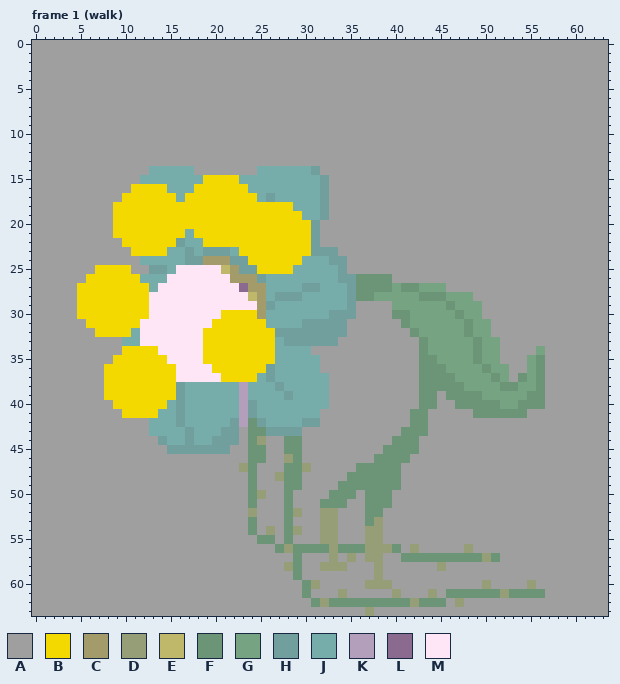
A pixel-art file gets an edit: Art/Sprites/flor-malvada.ase. Above: the version before the commit.
64x64 pixels, 16 frames. Colours within 5 levels of each other are drawn and written as one. Shown: frame 1 (walk). The commit also changed other frames, which this record leaves out.
Visible layers, top first: "petalas", "cebaca", "florzinha" opacity 33%, "Background".
Palette (. is transparent): A #9f9f9f  B #f4d900  C #a49b6a  D #959e76  E #bfb76a  F #6c9577  G #76a482  H #709f9d  J #76adaa  K #b39fbc  L #8a6a8e  M #ffe6f7
Pixels before, frame 1 (walk) (only the part around the change), first column x 0:
 6 AAAAAAAAAAAAAAAAAAAAAAAAAAAAAAAAAAAAAAAAAAAAAAAAAAAAAAAAAAAAAAAA
 7 AAAAAAAAAAAAAAAAAAAAAAAAAAAAAAAAAAAAAAAAAAAAAAAAAAAAAAAAAAAAAAAA
 8 AAAAAAAAAAAAAAAAAAAAAAAAAAAAAAAAAAAAAAAAAAAAAAAAAAAAAAAAAAAAAAAA
 9 AAAAAAAAAAAAAAAAAAAAAAAAAAAAAAAAAAAAAAAAAAAAAAAAAAAAAAAAAAAAAAAA
10 AAAAAAAAAAAAAAAAAAAAAAAAAAAAAAAAAAAAAAAAAAAAAAAAAAAAAAAAAAAAAAAA
11 AAAAAAAAAAAAAAAAAAAAAAAAAAAAAAAAAAAAAAAAAAAAAAAAAAAAAAAAAAAAAAAA
12 AAAAAAAAAAAAAAAAAAAAAAAAAAAAAAAAAAAAAAAAAAAAAAAAAAAAAAAAAAAAAAAA
13 AAAAAAAAAAAAAAAAAAAAAAAAAAAAAAAAAAAAAAAAAAAAAAAAAAAAAAAAAAAAAAAA
14 AAAAAAAAAAAAAJJJJJAAAAAAAJJJJJJHAAAAAAAAAAAAAAAAAAAAAAAAAAAAAAAA
15 AAAAAAAAAAAAJJJJJJJBBBBJJJJJJJJJHAAAAAAAAAAAAAAAAAAAAAAAAAAAAAAA
16 AAAAAAAAAAABBBBJJJBBBBBBJJJJJJJJHAAAAAAAAAAAAAAAAAAAAAAAAAAAAAAA
17 AAAAAAAAAABBBBBBJBBBBBBBBJHJJJJJHAAAAAAAAAAAAAAAAAAAAAAAAAAAAAAA
18 AAAAAAAAABBBBBBBBBBBBBBBBBBBBJJJHAAAAAAAAAAAAAAAAAAAAAAAAAAAAAAA
19 AAAAAAAAABBBBBBBBBBBBBBBBBBBBBJJHAAAAAAAAAAAAAAAAAAAAAAAAAAAAAAA
20 AAAAAAAAABBBBBBBBBBBBBBBBBBBBBBHAAAAAAAAAAAAAAAAAAAAAAAAAAAAAAAA
21 AAAAAAAAABBBBBBBBJBBBBBBBBBBBBBHAAAAAAAAAAAAAAAAAAAAAAAAAAAAAAAA
22 AAAAAAAAAABBBBBBHJJBBBBBBBBBBBBHAAAAAAAAAAAAAAAAAAAAAAAAAAAAAAAA
23 AAAAAAAAAAABBBBJJHJHHHJBBBBBBBBHHHAAAAAAAAAAAAAAAAAAAAAAAAAAAAAA
24 AAAAAAAAAAAAJJJJJHHCCCHHBBBBBBJJJHHAAAAAAAAAAAAAAAAAAAAAAAAAAAAA
25 AAAAAAABBBBAAHHJMMMMMECHHBBBBJJJJJHAAAAAAAAAAAAAAAAAAAAAAAAAAAAA
26 AAAAAABBBBBBJJJMMMMMMMCCCHJJJJJJJJHHFFFFAAAAAAAAAAAAAAAAAAAAAAAA
27 AAAAABBBBBBBBJMMMMMMMMMLCCJJJJHHJJJHFFFFGFFGGGAAAAAAAAAAAAAAAAAA
28 AAAAABBBBBBBBMMMMMMMMMMMECJHHHJJJJJHFFGGGGGFFFGGGAAAAAAAAAAAAAAA
29 AAAAABBBBBBBBMMMMMMMMMMMMCHJJJJJJJJHAAAAGGGGGGFGGGAAAAAAAAAAAAAA
30 AAAAABBBBBBBBMMMMMMMMBBBBCJJJJJJJHHHAAAAFFGGGGGFGGAAAAAAAAAAAAAA
31 AAAAAABBBBBBMMMMMMMMBBBBBBJJJJHHHHHAAAAAAFGGGGGGFGGAAAAAAAAAAAAA
32 AAAAAAABBBBJMMMMMMMBBBBBBBBHHHHHHHHAAAAAAAFGGGGGFGGAAAAAAAAAAAAA
33 AAAAAAAAAAJJMMMMMMMBBBBBBBBJHHHHHHAAAAAAAAAFGGGGGFGGAAAAAAAAAAAA
34 AAAAAAAAAABBBBMMMMMBBBBBBBBJJJJAAAAAAAAAAAAFGGGGGFGGAAAAGAAAAAAA
35 AAAAAAAAABBBBBBMMMMBBBBBBBBJJJJJAAAAAAAAAAAFFGGGGFGGAAAGFAAAAAAA
36 AAAAAAAABBBBBBBBMMMMBBBBBBHJJJJJAAAAAAAAAAAFFFGGGGFGGAAGFAAAAAAA
37 AAAAAAAABBBBBBBBMMMMMBBBBJHJJJJJJAAAAAAAAAAFFFFGGGGFGAFGFAAAAAAA
38 AAAAAAAABBBBBBBBHJJJJJJKJJJHJJJJJAAAAAAAAAAFFFFFGGGGFFGGFAAAAAAA
39 AAAAAAAABBBBBBBBHJJJJJJKJJJJHJJJJAAAAAAAAAAFFAFFFFGGGGGFFAAAAAAA
40 AAAAAAAAABBBBBBJHJJJJJJKHJJJJJJJJAAAAAAAAAAFFAAFFFFFGGFFFAAAAAAA
41 AAAAAAAAAABBBBJJHJJJJJJKHJJJJJJJAAAAAAAAAAFFAAAAAFFFFFFAAAAAAAAA
42 AAAAAAAAAAAAAJJJHJJJJJHKFHJJJJHHAAAAAAAAAAFFAAAAAAAAAAAAAAAAAAAA
43 AAAAAAAAAAAAAJJJJHJJJHHAFFHHHHAAAAAAAAAAAFFFAAAAAAAAAAAAAAAAAAAA
44 AAAAAAAAAAAAAAHJJHJJHHHAFDAAFFAAAAAAAAAAFFFAAAAAAAAAAAAAAAAAAAAA
45 AAAAAAAAAAAAAAAHHHHHHHAAFFAAFFAAAAAAAAAFFFFAAAAAAAAAAAAAAAAAAAAA
46 AAAAAAAAAAAAAAAAAAAAAAAAFFAADFAAAAAAAAFFFFAAAAAAAAAAAAAAAAAAAAAA
47 AAAAAAAAAAAAAAAAAAAAAAADFAAAFFDAAAAAFFFFFAAAAAAAAAAAAAAAAAAAAAAA
48 AAAAAAAAAAAAAAAAAAAAAAAAFAADFFAAAAAFFFFFFAAAAAAAAAAAAAAAAAAAAAAA
49 AAAAAAAAAAAAAAAAAAAAAAAAFAAAFFAAAAFFFFFFFAAAAAAAAAAAAAAAAAAAAAAA
50 AAAAAAAAAAAAAAAAAAAAAAAAFDAAFAAAAFFFAFFFAAAAAAAAAAAAAAAAAAAAAAAA
51 AAAAAAAAAAAAAAAAAAAAAAAAFAAAFAAAFFFAAFFFAAAAAAAAAAAAAAAAAAAAAAAA
52 AAAAAAAAAAAAAAAAAAAAAAAADAAAFDAADDAAAFFAAAAAAAAAAAAAAAAAAAAAAAAA
53 AAAAAAAAAAAAAAAAAAAAAAAAFAAAFAAADDAAAFDAAAAAAAAAAAAAAAAAAAAAAAAA
54 AAAAAAAAAAAAAAAAAAAAAAAAFADAFDAADDAAADDAAAAAAAAAAAAAAAAAAAAAAAAA
55 AAAAAAAAAAAAAAAAAAAAAAAAAFFAFAAADDAAADDAAAAAAAAAAAAAAAAAAAAAAAAA
56 AAAAAAAAAAAAAAAAAAAAAAAAAAAFDFFFFDFFFDDDFADAAAAADAAAAAAAAAAAAAAA
57 AAAAAAAAAAAAAAAAAAAAAAAAAAAAAFAAADADADDAAFFFFFFFFFDFAAAAAAAAAAAA
58 AAAAAAAAAAAAAAAAAAAAAAAAAAAADFAADDDAAADAAAAAADAAAAAAAAAAAAAAAAAA
59 AAAAAAAAAAAAAAAAAAAAAAAAAAAAAFAAAAAAAADAAAAAAAAAAAAAAAAAAAAAAAAA
60 AAAAAAAAAAAAAAAAAAAAAAAAAAAAAAFDAAAAADDDAAAAAAAAAADAAAADAAAAAAAA
61 AAAAAAAAAAAAAAAAAAAAAAAAAAAAAAFAAADAAAAADAAADAFFFFFFDFFFFAAAAAAA
62 AAAAAAAAAAAAAAAAAAAAAAAAAAAAAAAFDFFFFFFFFFDFFFADAAAAAAAAAAAAAAAA
63 AAAAAAAAAAAAAAAAAAAAAAAAAAAAAAAAAAAAADAAAAAAAAAAAAAAAAAAAAAAAAAA
Now the later version:
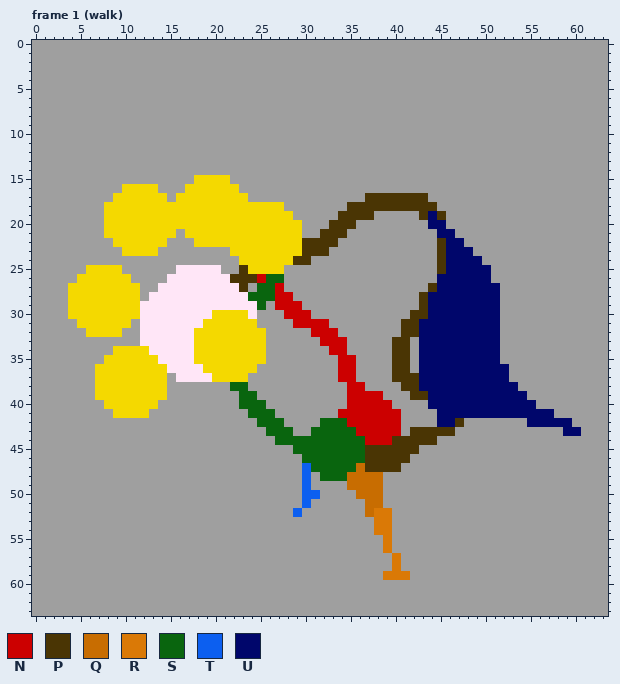
Colours new in this view: N #cc0000  P #4a3504  Q #c86d01  R #da7906  S #09650e  T #0c5ff0  U #00066b
Commit message: 🎨 definicao da silhueta da perna da florzinha
What changed:
layer "florzinha" now hidden
layer "quadril" now shown
layer "braco traseiro" now shown
layer "perna traseira" added
layer "perna frontal" now shown
layer "tronco" now shown
layer "folhinha" now shown
layer "braco frontal" now shown
Changed rows in their new state; - is an unchanged pixel.
Frame 1 (walk):
first column x 4:
14 ---------AAAAA-------AAAAAAA-----------------------------
15 --------AAAAAAB---AAAAAAAAAAA----------------------------
16 ------B---AAAB-----AAAAAAAAAA----------------------------
17 -----B-----AB-------AAAAAAAAA----PPPPPPP-----------------
18 ----B-------------------AAAAA--PPPPPPPPPP----------------
19 ----B--------------------AAAA-PPPP-----PUP---------------
20 ----B---------------------AA-PPP--------UU---------------
21 ----B-------AB------------AAPPP----------UU--------------
22 -----B-----AAAB-----------PPPP-----------PUU-------------
23 ------B---AAAAAAAAB-------PPPA-----------PUUU------------
24 --------AAAAAAAAAAAB-----PPAAAA----------PUUUU-----------
25 --B---A--AAA-----AAPB---AAAAAAA----------PUUUUU----------
26 -B-----AAAA-------PPPNSSAAAAAAAAAAAA-----UUUUUU----------
27 B-------AA---------PASSNAAAAAAAAAAAAAAAAPUUUUUUU---------
28 B-------A-----------SSSNNAAAAAAAAAAAAAAPUUUUUUUU---------
29 B-------M------------SANNNAAAAAA----AAAPUUUUUUUU---------
30 B-------M-------B---MAAANNNAAAAA----AAPPUUUUUUUU---------
31 -B-----A-------B-----AAAANNNNAA------PPUUUUUUUUU---------
32 --B---AA------B-------AAAAANNNA------PPUUUUUUUUU---------
33 ------AA------B-------AAAAAANNN-----PP-UUUUUUUUU---------
34 -----B---M----B-------AAAAA--NN-----PP-UUUUUUUUU----A----
35 ----B-----M---B-------AAAAAA--NN----PP-UUUUUUUUU---AA----
36 ---B-------M---B-----AAAAAAA--NN----PP-UUUUUUUUUU--AA----
37 ---B-------A----B---AAAAAAAAA-NN----PPPUUUUUUUUUU-AAA----
38 ---B-------AAAAAAASSAAAAAAAAA--NN----PPUUUUUUUUUUUAAA----
39 ---B-------AAAAAAAASSAAAAAAAA--NNNN---PPUUUUUUUUUUUAA----
40 ----B-----AAAAAAAAASSSAAAAAAA--NNNNN---AUUUUUUUUUUUUA----
41 -----B---AAAAAAAAAAASSSAAAAA--NNNNNNN-AA-UUUUUUUUUUUUU---
42 ---------AAAAAAAAAAAASSSAAAASSSNNNNNN-AA-UUP-------UUUUU-
43 ---------AAAAAAAAAA-AASSSA-SSSSSNNNNNAPPPPP------------UU
44 ----------AAAAAAAAA-AA-SSSSSSSSSSNNNPPPPP----------------
45 -----------AAAAAAA--AA--ASSSSSSSSPPPPPP------------------
46 --------------------AA--AASSSSSSSPPPPP-------------------
47 -------------------AA---AATSSSSSQPPPP--------------------
48 --------------------A--AAAT-SSSQQQQAA--------------------
49 --------------------A---AAT---AQQQQAA--------------------
50 --------------------AA--A-TT-AAAQQQA---------------------
51 --------------------A---A-T-AAA--QQA---------------------
52 --------------------A---AT--AA---QRR---------------------
53 --------------------A---A---AA---ARR---------------------
54 --------------------A-A-AA--AA---ARR---------------------
55 ---------------------AA-A---AA---AAR---------------------
56 -----------------------AAAAAAAAAAAARA-A-----A------------
57 -------------------------A---A-A-AA-RAAAAAAAAAAA---------
58 ------------------------AA--AAA---A-R----A---------------
59 -------------------------A--------ARRR-------------------
60 --------------------------AA-----AAA----------A----A-----
61 --------------------------A---A-----A---A-AAAAAAAAAAA----
62 ---------------------------AAAAAAAAAAAAAAA-A-------------
63 ---------------------------------A-----------------------
Where, in picture pixels (left, top, right, bottom), the same in both pictures:
changed: (68, 166, 581, 616)
